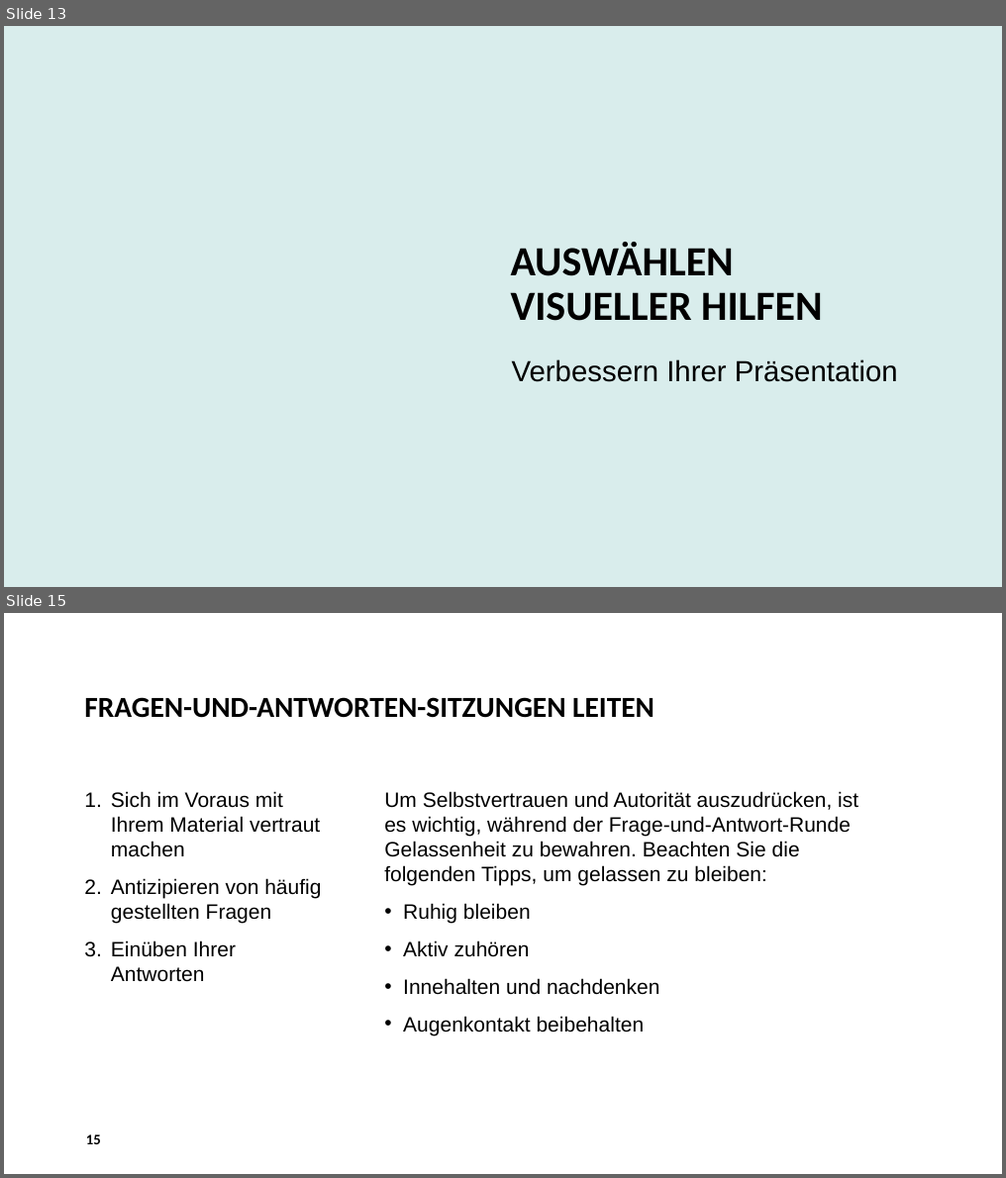
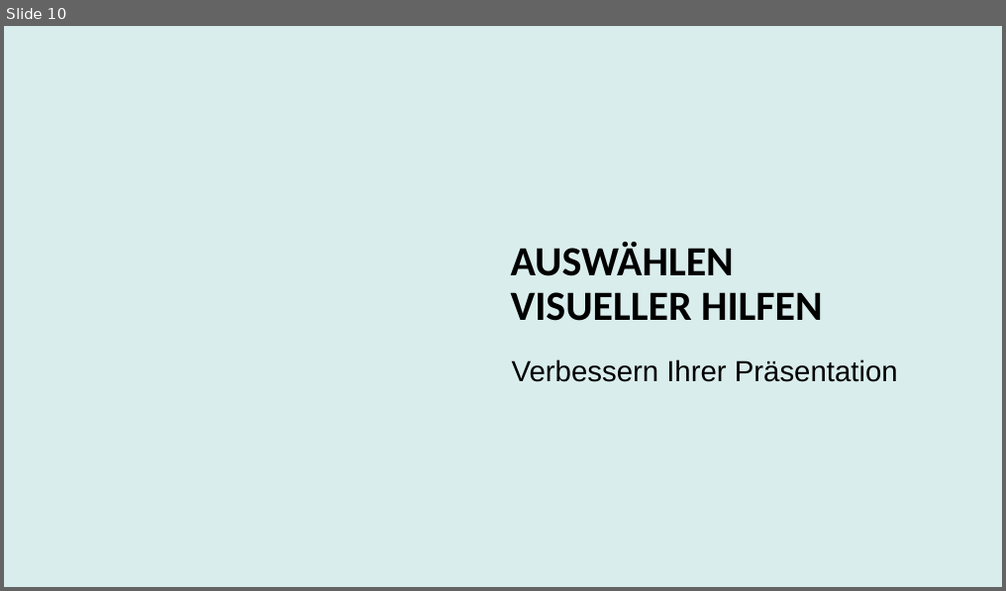
Before and after one commit to patricjenni/kochrezepte, a slide deck: docs/Präsentation_Kochrezepte.pptx. Shown one above the other, each under a label of ours: slides 13 and 15 before the commit, slide 10 after it; the slides between them are not shown. The pictures are 1006x1178 and 1006x591 pixels, drawn with LibreOffice and Linux fonts; fonts in the diff are those of the drawing; background and template pictures are left out. Boxes give left, top, right and bottom in pixels: in the first picture for what was removed or moved away, otherwise in the second. Text is boxed around its words. In the diff, an @@ line names an element or a change of style, - is before the commit and + after.

```diff
--- a/docs/Präsentation_Kochrezepte.pptx
+++ b/docs/Präsentation_Kochrezepte.pptx
@@ slide 15 removed at box(4, 613, 1002, 1174), background #FFFFFF @@
@@ title removed at box(84, 697, 654, 718) @@
-FRAGEN-UND-ANTWORTEN-SITZUNGEN LEITEN
@@ text removed at box(111, 791, 321, 982) @@
-1. Sich im Voraus mit Ihrem Material vertraut machen
-2. Antizipieren von häufig gestellten Fragen
-3. Einüben Ihrer Antworten
@@ text removed at box(384, 791, 858, 1036) @@
-Um Selbstvertrauen und Autorität auszudrücken, ist es wichtig, während der Frage-und-Antwort-Runde Gelassenheit zu bewahren. Beachten Sie die folgenden Tipps, um gelassen zu bleiben:
-  • Ruhig bleiben
-  • Aktiv zuhören
-  • Innehalten und nachdenken
-  • Augenkontakt beibehalten
@@ page number removed at box(86, 1135, 101, 1145) @@
-15
@@ what was slide 13 is now slide 10 @@
```
Also in this commit, not shown: 8 slides changed, 8 other slides removed.
